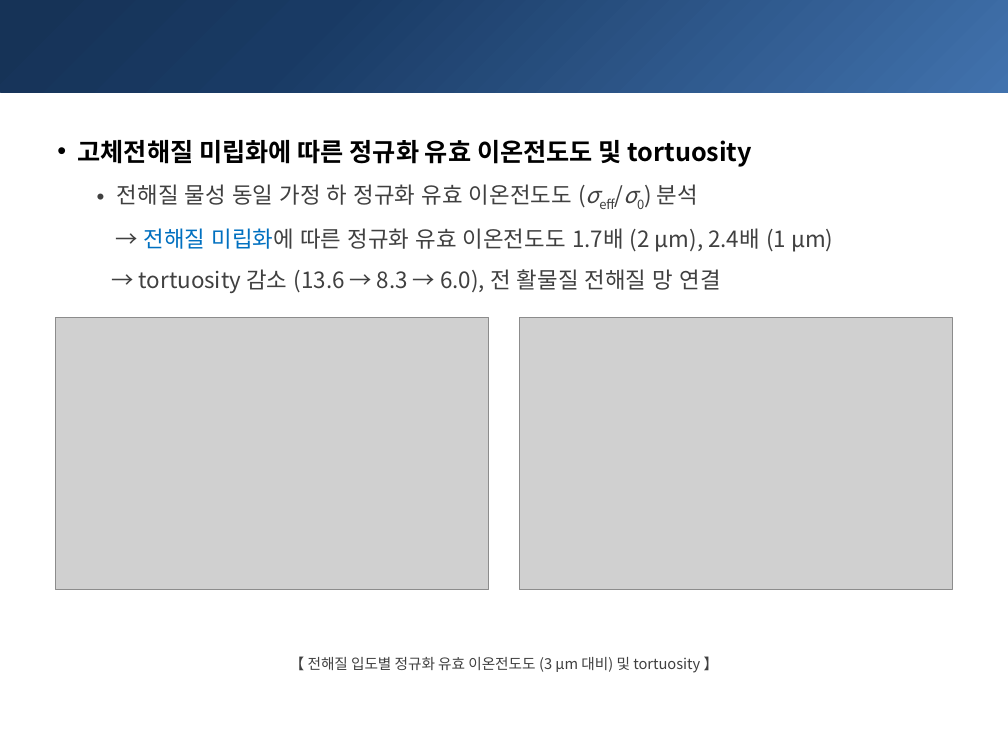
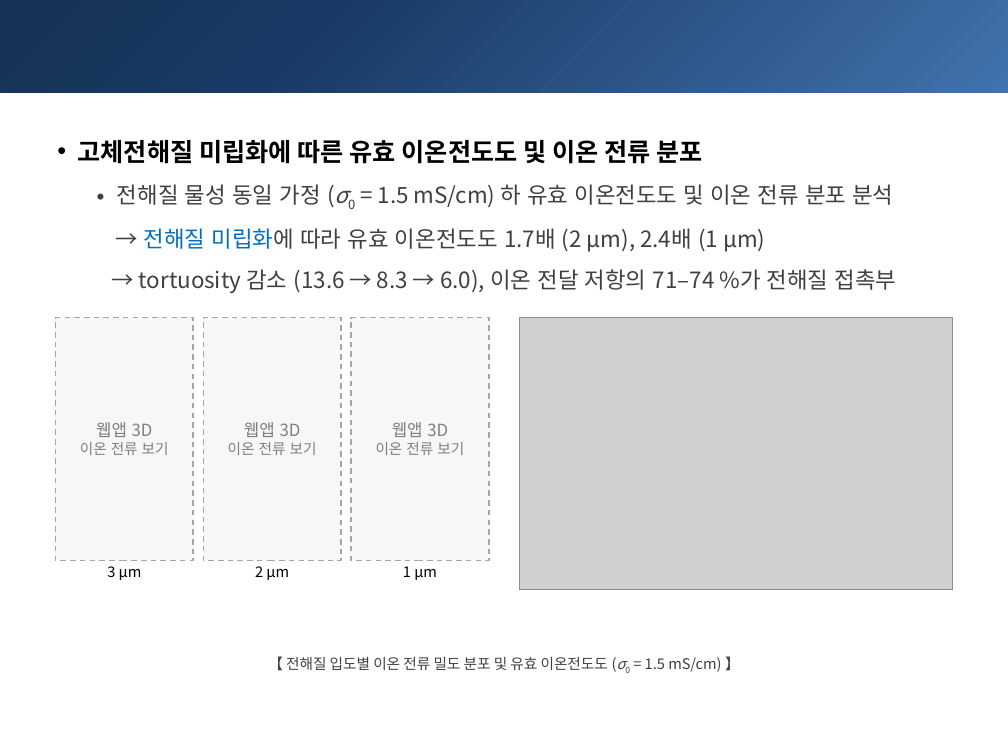
Before and after one commit to yonghoon7153-source/Yonghoon-DEM-DFT, a slide deck: slide 7 of docs/50kg/report_y4/meeting_20261104/kg50_meeting_dem8_20261104.pptx (slide 6 before the commit). Drawn at 1008x756 pixels with LibreOffice and Linux fonts; fonts in the diff are those of the drawing; grey boxes stand for pictures. Boxes give left, top, right and bottom in pixels: in the first picture for what was removed or moved away, otherwise in the second. Text is boxed around its words. In the diff, an @@ line names an element or a change of style, - is before the commit and + after.

```diff
--- a/docs/50kg/report_y4/meeting_20261104/kg50_meeting_dem8_20261104.pptx
+++ b/docs/50kg/report_y4/meeting_20261104/kg50_meeting_dem8_20261104.pptx
@@ text at (78, 140, 897, 293): text changed @@
-• 고체전해질 미립화에 따른 정규화 유효 이온전도도 및 tortuosity
-• 전해질 물성 동일 가정 하 정규화 유효 이온전도도 (σeff/σ0) 분석
-→ 전해질 미립화에 따른 정규화 유효 이온전도도 1.7배 (2 µm), 2.4배 (1 µm)
-→ tortuosity 감소 (13.6 → 8.3 → 6.0), 전 활물질 전해질 망 연결
+• 고체전해질 미립화에 따른 유효 이온전도도 및 이온 전류 분포
+• 전해질 물성 동일 가정 (σ0 = 1.5 mS/cm) 하 유효 이온전도도 및 이온 전류 분포 분석
+→ 전해질 미립화에 따라 유효 이온전도도 1.7배 (2 µm), 2.4배 (1 µm)
+→ tortuosity 감소 (13.6 → 8.3 → 6.0), 이온 전달 저항의 71–74 %가 전해질 접촉부
@@ picture removed at (55, 318, 489, 590) @@
@@ rectangle added at (55, 318, 194, 560), fill #F7F7F7, outline #A6A6A6 1 pt dashed, 10.5 pt, text #7F7F7F @@
+웹앱 3D
+이온 전류 보기
@@ rectangle added at (204, 318, 342, 560), fill #F7F7F7, outline #A6A6A6 1 pt dashed, 10.5 pt, text #7F7F7F @@
+웹앱 3D
+이온 전류 보기
@@ rectangle added at (351, 318, 489, 560), fill #F7F7F7, outline #A6A6A6 1 pt dashed, 10.5 pt, text #7F7F7F @@
+웹앱 3D
+이온 전류 보기
@@ text added at (107, 566, 142, 580), 10.5 pt, text #000000 @@
+3 µm
@@ text added at (255, 566, 289, 580), 10.5 pt, text #000000 @@
+2 µm
@@ text added at (403, 566, 437, 580), 10.5 pt, text #000000 @@
+1 µm
@@ text at (268, 656, 740, 672): text changed @@
-【 전해질 입도별 정규화 유효 이온전도도 (3 µm 대비) 및 tortuosity 】
+【 전해질 입도별 이온 전류 밀도 분포 및 유효 이온전도도 (σ0 = 1.5 mS/cm) 】
```
Also in this commit, not shown: 2 other slides changed, 2 slides added, 30 other files.
